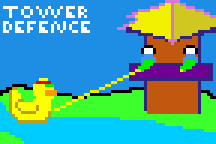
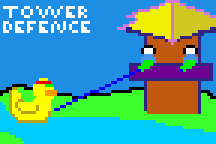
Layer changes from the first 216 x 144 image to the second:
painted on "Background" over (54, 69, 183, 111)
